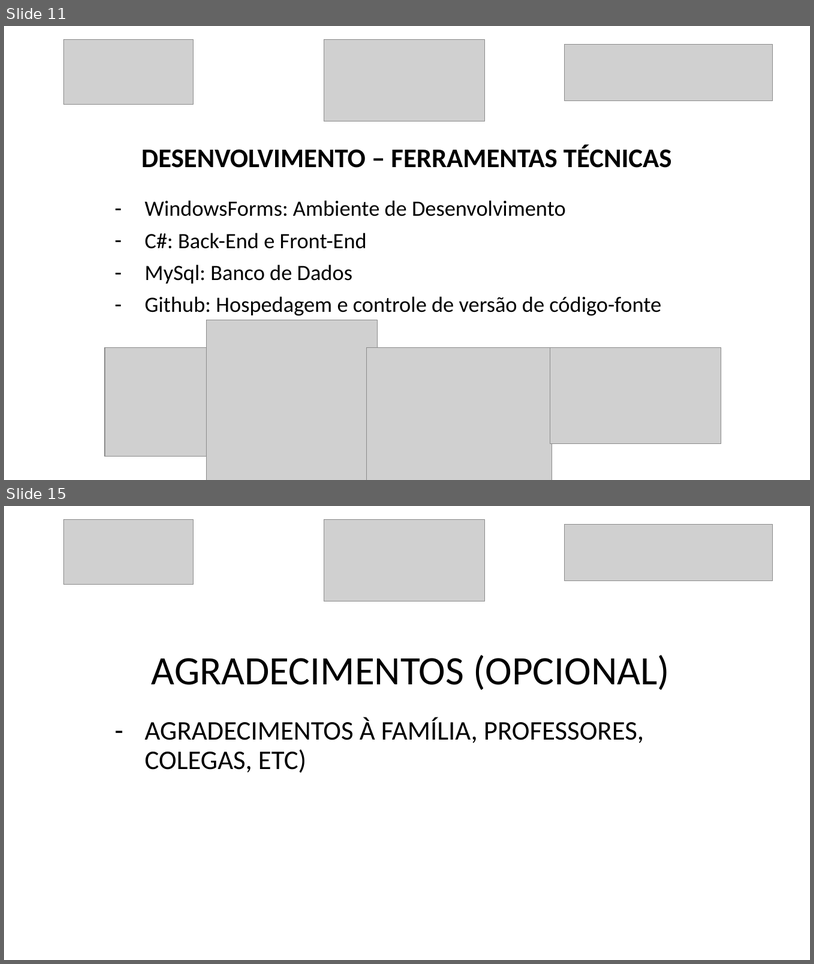
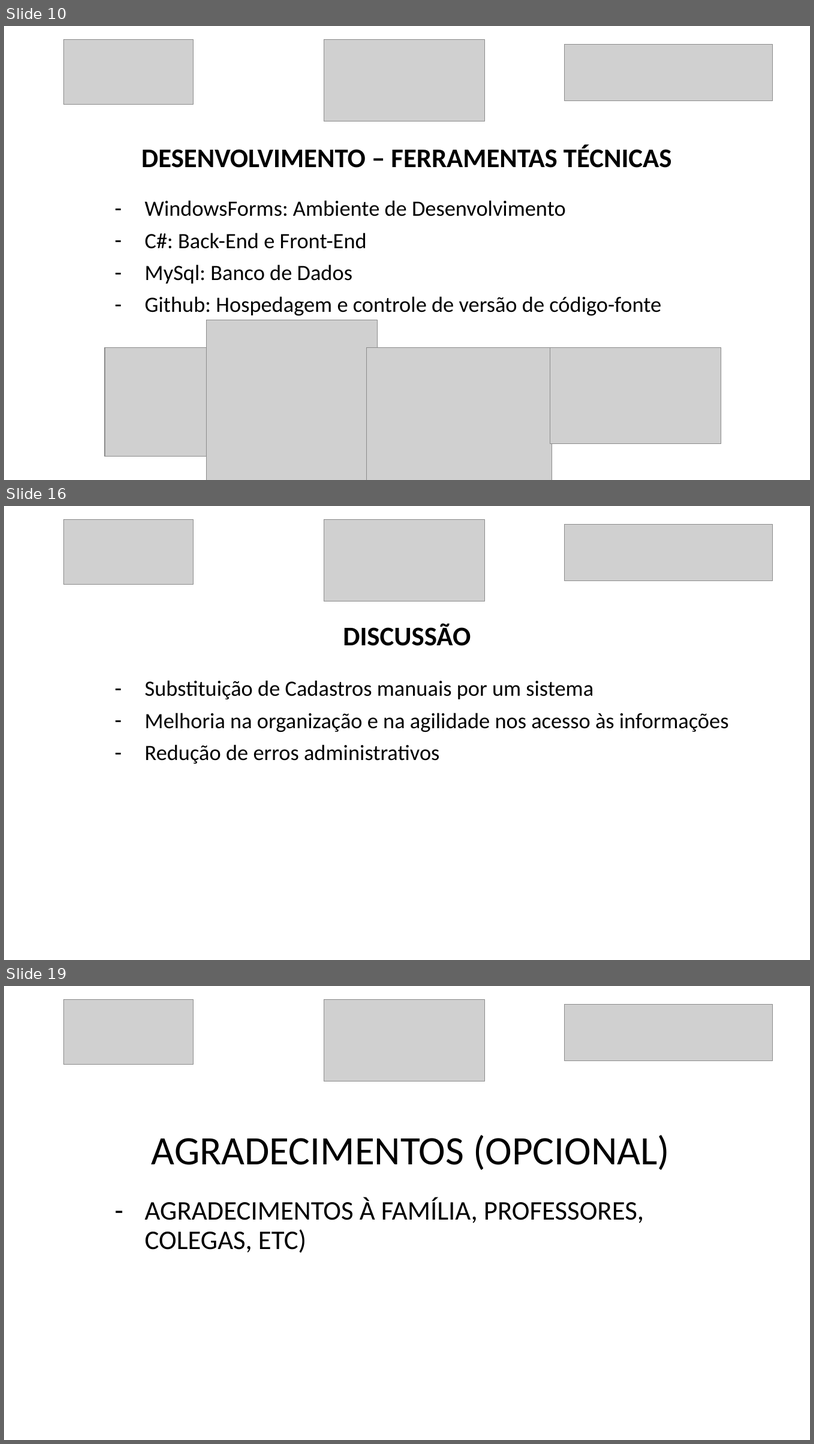
Before and after one commit to luanmenezesx/TCC-CCB, a slide deck: Modelo slides apresentação TCC.pptx. Shown one above the other, each under a label of ours: slides 11 and 15 before the commit, slides 10, 16 and 19 after it; the slides between them are not shown. The pictures are 814x964 and 814x1444 pixels, drawn with LibreOffice and Linux fonts; fonts in the diff are those of the drawing; grey boxes stand for pictures. Boxes give left, top, right and bottom in pixels: in the first picture for what was removed or moved away, otherwise in the second. Text is boxed around its words. In the diff, an @@ line names an element or a change of style, - is before the commit and + after.

```diff
--- a/Modelo slides apresentação TCC.pptx
+++ b/Modelo slides apresentação TCC.pptx
@@ slide 16 added at (x1=4, y1=506, x2=810, y2=960), background #FFFFFF @@
@@ picture added at (x1=64, y1=520, x2=194, y2=585) @@
@@ picture added at (x1=324, y1=520, x2=485, y2=601) @@
@@ picture added at (x1=566, y1=524, x2=773, y2=580) @@
@@ title added at (x1=343, y1=623, x2=471, y2=646), 32 pt, text #000000, bold @@
+DISCUSSÃO
@@ subtitle added at (x1=145, y1=680, x2=729, y2=763), 26 pt, text #000000 @@
+– Substituição de Cadastros manuais por um sistema
+– Melhoria na organização e na agilidade nos acesso às informações
+– Redução de erros administrativos
@@ what was slide 11 is now slide 10 @@
@@ what was slide 15 is now slide 19 @@
```
Also in this commit, not shown: 10 slides changed, 6 other slides added, 3 slides removed, 13 other files.
